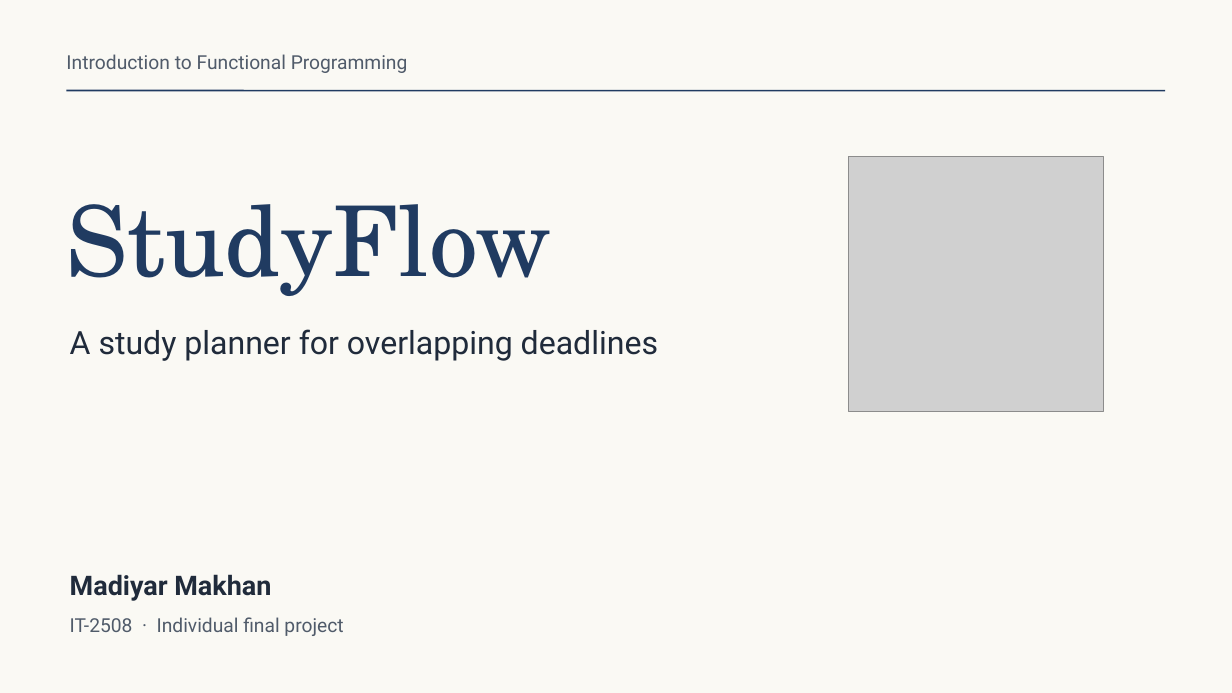
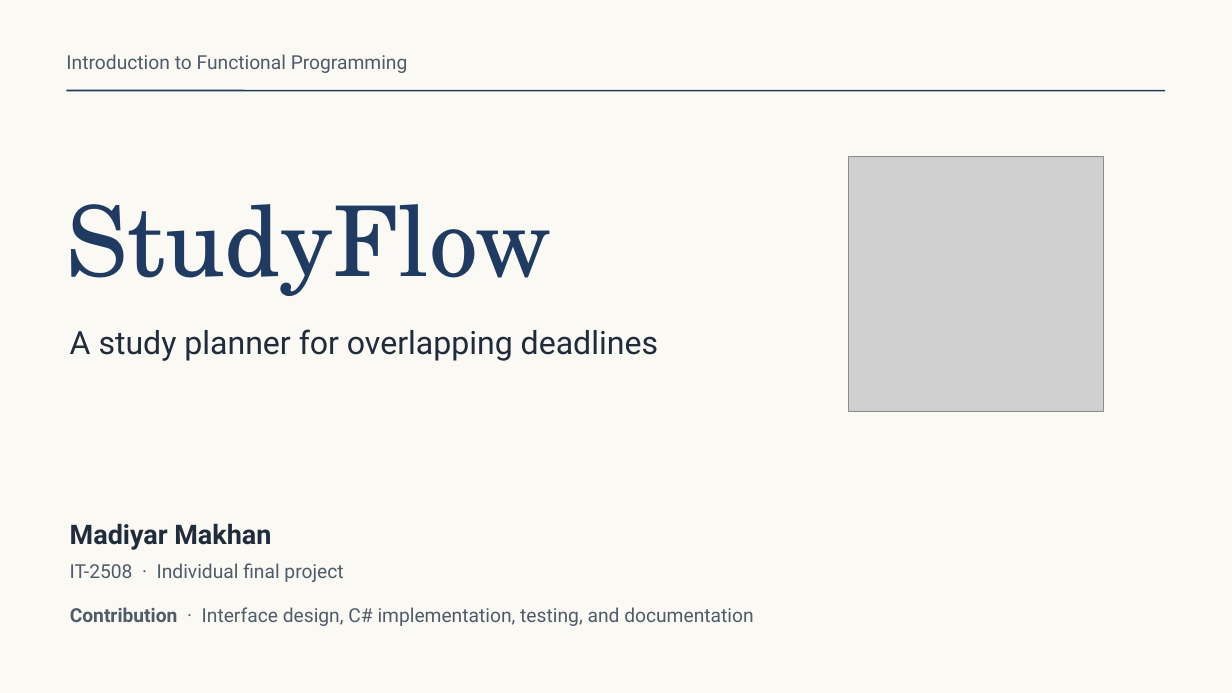
Before and after one commit to coderkz07/Final-IntroductionToFunctionalProgramming, a slide deck: slide 1 of docs/StudyFlow-Defense.pptx. Drawn at 1232x693 pixels with LibreOffice and Linux fonts; fonts in the diff are those of the drawing; grey boxes stand for pictures. Boxes give left, top, right and bottom in pixels: in the first picture for what was removed or moved away, otherwise in the second. Text is boxed around its words. In the diff, an @@ line names an element or a change of style, - is before the commit and + after.

```diff
--- a/docs/StudyFlow-Defense.pptx
+++ b/docs/StudyFlow-Defense.pptx
@@ text "Madiyar Makhan": place and size @@
-text "Madiyar Makhan" at box(70, 574, 271, 601)
+text "Madiyar Makhan" at box(70, 523, 271, 550)
@@ text "IT-2508 · Individual final project": place and size @@
-text "IT-2508 · Individual final project" at box(70, 617, 343, 636)
+text "IT-2508 · Individual final project" at box(70, 563, 343, 582)
@@ text added at box(70, 607, 753, 626), 15 pt, text #505B6A @@
+Contribution · Interface design, C# implementation, testing, and documentation
```
Also in this commit, not shown: 1 other file.
